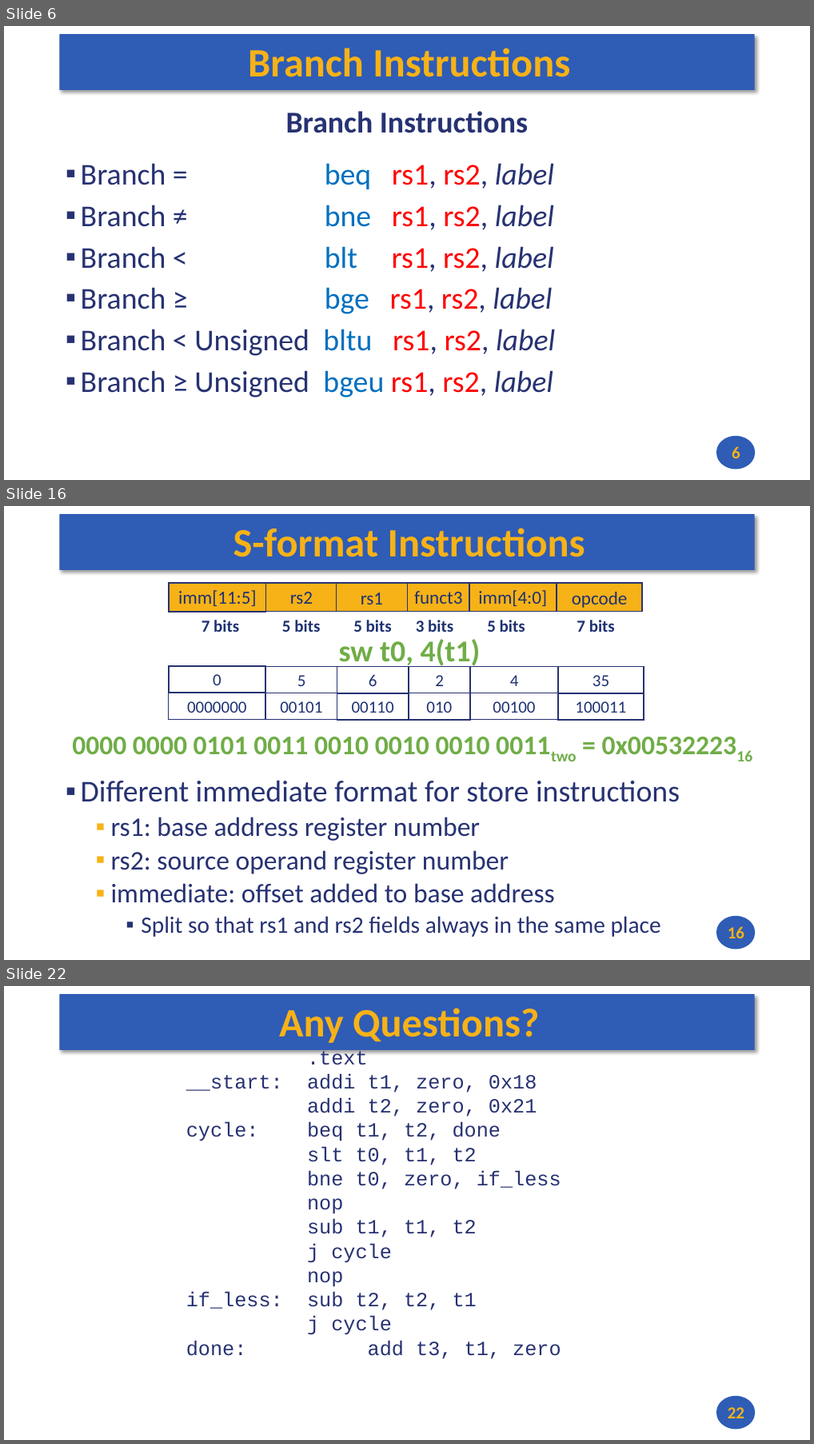
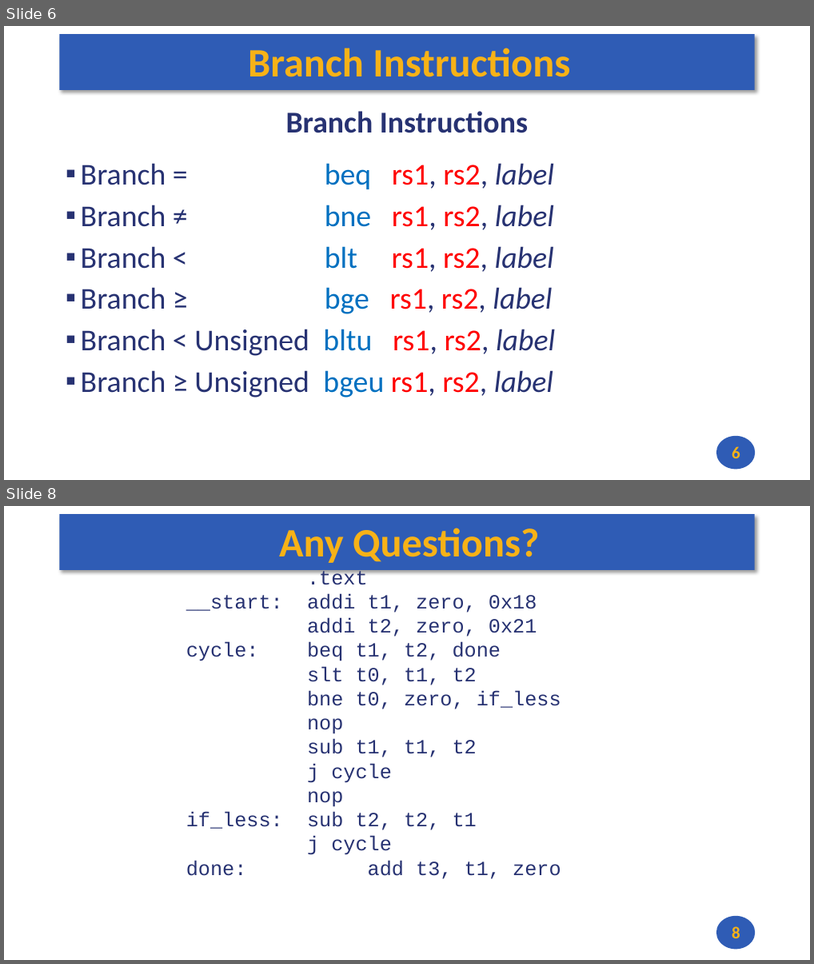
Before and after one commit to andrewt0301/hse-acos-course, a slide deck: docs/part1ca/05_MacrosBranchesArrays/CA_Lecture_05.pptx. Shown one above the other, each under a label of ours: slides 6, 16 and 22 before the commit, slides 6 and 8 after it; the slides between them are not shown. The pictures are 814x1444 and 814x964 pixels, drawn with LibreOffice and Linux fonts; fonts in the diff are those of the drawing. Boxes give left, top, right and bottom in pixels: in the first picture for what was removed or moved away, otherwise in the second. Text is boxed around its words. In the diff, an @@ line names an element or a change of style, - is before the commit and + after.

Commit message:
Working on Lecture 5

```diff
--- a/docs/part1ca/05_MacrosBranchesArrays/CA_Lecture_05.pptx
+++ b/docs/part1ca/05_MacrosBranchesArrays/CA_Lecture_05.pptx
@@ slide 16 removed at box(4, 506, 810, 960), background #FFFFFF; not listed: 2 template elements that a slide beside it also shows @@
@@ title removed at box(234, 528, 586, 557) @@
-S-format Instructions
@@ group removed at box(169, 583, 643, 632): 6 rectangles, 6 texts @@
-imm[11:5]
-rs2
-rs1
-imm[4:0]
-funct3
-opcode
-7 bits
-7 bits
-5 bits
-5 bits
-5 bits
-3 bits
@@ text removed at box(339, 639, 481, 669) @@
-sw t0, 4(t1)
@@ rectangle removed at box(169, 666, 266, 693) @@
-0
@@ rectangle removed at box(266, 666, 338, 693) @@
-5
@@ rectangle removed at box(338, 666, 409, 693) @@
-6
@@ rectangle removed at box(409, 666, 470, 693) @@
-2
@@ rectangle removed at box(471, 666, 558, 693) @@
-4
@@ rectangle removed at box(558, 666, 645, 693) @@
-35
@@ rectangle removed at box(169, 693, 266, 720) @@
-0000000
@@ rectangle removed at box(266, 693, 338, 720) @@
-00101
@@ rectangle removed at box(338, 693, 409, 720) @@
-00110
@@ rectangle removed at box(409, 693, 470, 720) @@
-010
@@ rectangle removed at box(471, 693, 558, 720) @@
-00100
@@ rectangle removed at box(558, 693, 644, 720) @@
-100011
@@ text removed at box(72, 736, 490, 754) @@
-0000 0000 0101 0011 0010 0010 0010 0011two = 0x0053222316
@@ text removed at box(81, 780, 680, 936) @@
-▪ Different immediate format for store instructions
-  ▪ rs1: base address register number
-  ▪ rs2: source operand register number
-  ▪ immediate: offset added to base address
-    ▪ Split so that rs1 and rs2 fields always in the same place
@@ page number removed at box(728, 926, 745, 938) @@
-16
@@ what was slide 22 is now slide 8 @@
@@ page number at box(732, 926, 741, 938): text changed @@
-22
+8
```
Also in this commit, not shown: 1 slide changed, 13 other slides removed, 1 other file.
